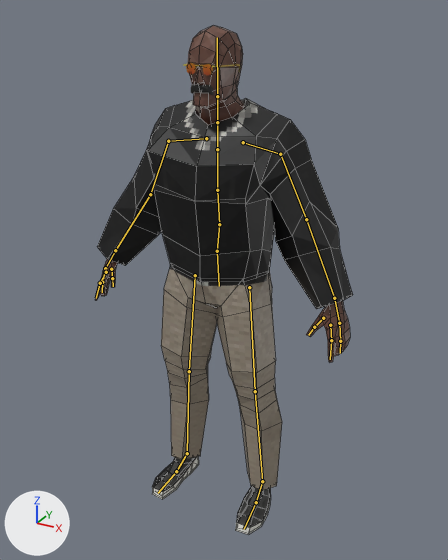
What one commit did to the Blender file Assets/guy.blend.
One viewpoint serves both versions: a camera (50 mm lens) standing at (1.95, -3.55, 3.6) and looking at (0.01, -0.01, 1.83). The axes (+X, +Y, +Z) are drawn at lower left. The lights are the same throughout. Both versions are drawn at frame 0 of the action 'default'; the numbers are the values there. The bones that bend it are drawn over the model as lines. Mesh edges are drawn as thin lines on the coarser meshes.

Objects in the first picture: 'Guy', 'Pants', 'Shirt', 'Shoes'.
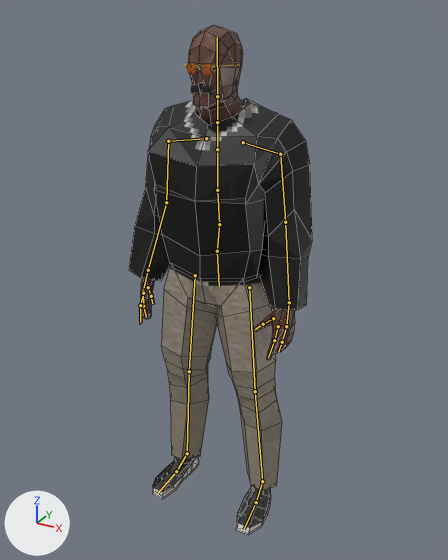
Scene script edits in JSON lines:
```json
{"block": "bone_drv_upperarm_l", "where": "bone_drv_upperarm_l = bpy.data.objects['DRV_Armature'].pose.bones['DRV_UpperArm.L']  # child of 'DRV_Shoulder.L'"}
{"op": "set", "path": "bone_drv_upperarm_l.rotation_quaternion", "old": "(1.0, 0.0, 0.0, 0.0)", "new": "(0.986, 0.055, 0.009, -0.159)", "note": "degrees (0, 0, 0) -> degrees (6, 2, -18)"}
{"block": "bone_drv_upperarm_r", "where": "bone_drv_upperarm_r = bpy.data.objects['DRV_Armature'].pose.bones['DRV_UpperArm.R']  # child of 'DRV_Shoulder.R'"}
{"op": "set", "path": "bone_drv_upperarm_r.rotation_quaternion", "old": "(1.0, 0.0, 0.0, 0.0)", "new": "(0.987, 0.053, -0.009, 0.152)", "note": "degrees (0, 0, 0) -> degrees (6, -2, 17)"}
```

Where the change shows, as pixel boxes (x1, y1, x2, y2) in the pictures (448 x 560 px):
```json
{"object": "Shirt", "change": "posed", "before": [97, 98, 353, 309], "after": [129, 98, 312, 310], "on screen": "28% narrower"}
{"object": "Guy", "change": "posed", "before": [95, 25, 350, 362], "after": [139, 25, 295, 360], "on screen": "39% narrower"}
```
